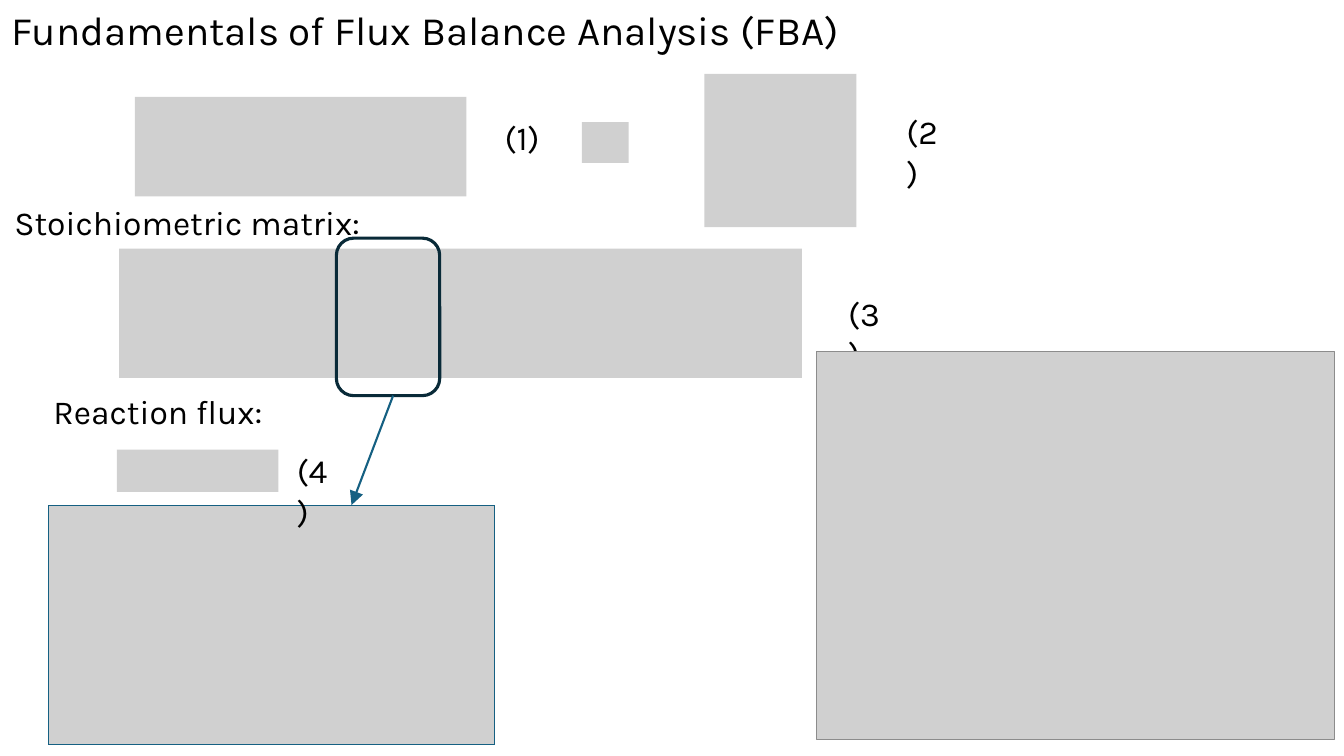
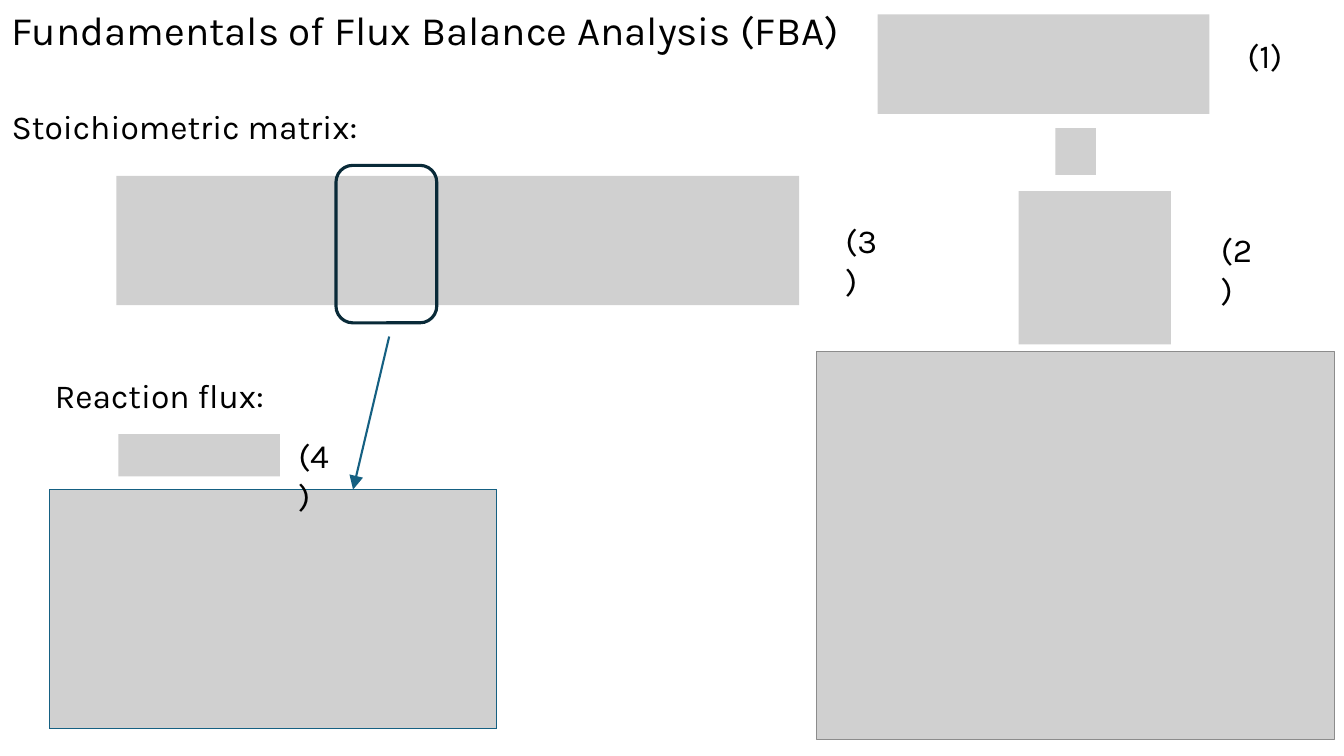
Before and after one commit to tkn-tub/bioelectrodynamics, a slide deck: slide 7 of slides/slides.pptx (slide 3 before the commit). Drawn at 1344x756 pixels with LibreOffice and Linux fonts; fonts in the diff are those of the drawing; grey boxes stand for pictures. Boxes give left, top, right and bottom in pixels: in the first picture for what was removed or moved away, otherwise in the second. Text is boxed around its words. In the diff, an @@ line names an element or a change of style, - is before the commit and + after.

```diff
--- a/slides/slides.pptx
+++ b/slides/slides.pptx
@@ picture added at <box>878,14,1210,114</box> @@
@@ text "(1)": place and size @@
-text "(1)" at <box>505,125,540,154</box>
+text "(1)" at <box>1247,43,1282,72</box>
@@ picture removed at <box>705,74,857,227</box> @@
@@ text "Stoichiometric matrix:" rewrapped from <box>14,212,360,244</box> to <box>12,116,358,140</box> @@
@@ picture removed at <box>135,97,467,197</box> @@
@@ picture removed at <box>582,122,628,162</box> @@
@@ picture added at <box>1056,128,1096,174</box> @@
@@ picture: place and size @@
-picture at <box>119,249,802,378</box>
+picture at <box>116,175,799,304</box>
@@ rounded rectangle: place and size @@
-rounded rectangle at <box>337,238,440,395</box>
+rounded rectangle at <box>336,165,437,323</box>
@@ picture added at <box>1019,192,1172,345</box> @@
@@ text "(3)": place and size @@
-text "(3)" at <box>848,301,880,330</box>
+text "(3)" at <box>845,228,877,257</box>
@@ text "(2)": place and size @@
-text "(2)" at <box>906,119,937,148</box>
+text "(2)" at <box>1221,238,1252,266</box>
@@ arrow moved from (393, 395) - (352, 505) to (389, 337) - (353, 490) @@
@@ 2 texts, 2 pictures: place and size @@
-2 texts, 2 pictures at <box>48,401,495,744</box>
+2 texts, 2 pictures at <box>49,385,496,729</box>
```
Also in this commit, not shown: 4 other slides changed, 7 slides added, 3 other files.
